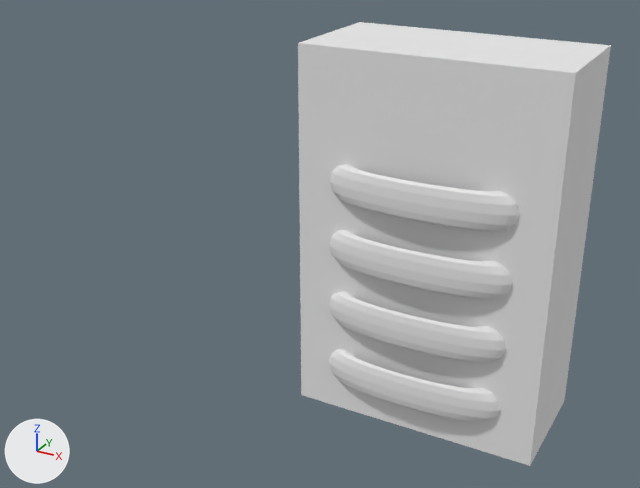
One commit to the Blender file NotForBroadcastPOC-Sourcetree/Assets/Blender Files/- Interactive/Valve Box.blend: the scene before it, then after it.
Both versions are drawn from a 50 mm camera at (0.451, -1.317, 0.849) aimed at (-0.173, -0.183, 0.282). Lighting does not change. The marker at lower left points along +X, +Y and +Z.

In view in the first picture: 'Valve Box', 'Valves'.
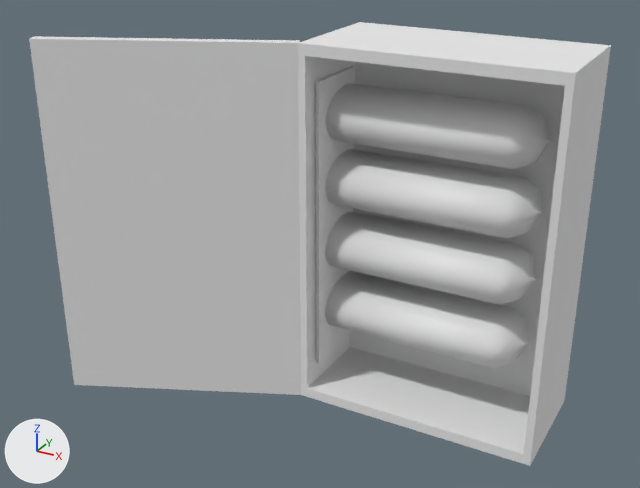
What changed in the scene script:
```text
Change me_cube:
    where me_cube.from_pydata(...)  # 8 vertices, 6 faces; spans x -0.5..0.5, y -1.0..0.0, z -0.5..0.5
    used by ob_valve_box; location = (0.0, 0.0, 0.3); scale = (0.4, 0.2, 0.6)
    verts and faces of me_cube; kept vertices keep their numbers, new ones are numbered from 8
    before: 1 (0.5, -1.0, -0.5) at pixel (530, 465), 2 (-0.5, -1.0, -0.5) at pixel (301, 395), 5 (0.5, -1.0, 0.5) at pixel (575, 73), 6 (-0.5, -1.0, 0.5) at pixel (297, 43)
    me_cube part 1
    add delete_faces([(1, 5, 6, 2)])
    add verts[8] = (-0.471, -1.0, -0.471)  # pixel (307, 388)
    add verts[9] = (-0.471, -1.0, 0.471)  # pixel (304, 56)
    add verts[10] = (-0.471, -0.206, -0.471)  # pixel (349, 346)
    add verts[11] = (-0.471, -0.206, 0.471)
    add for new, old in zip([*range(12, 16)], [*range(8, 12)]): verts[new] = verts[old] + (0.942, 0.0, 0.0)
    add faces += [(8, 10, 11, 9), (1, 12, 8, 2), (1, 5, 13, 12), (2, 8, 9, 6), (5, 6, 9, 13), (10, 14, 15, 11)]
    add faces += [(8, 12, 14, 10), (9, 11, 15, 13), (12, 13, 15, 14)]
Add me_cube_001:
    me_cube_001.from_pydata([(0.009, 0.099, -0.485), (-0.884, -0.808, 0.515), (-0.903, -0.722, -0.485), (0.009, 0.099, 0.515), (0.028, 0.013, 0.515), (-0.903, -0.722, 0.515), (-0.884, -0.808, -0.485), (0.028, 0.013, -0.485)], [], [(0, 2, 6, 7), (5, 3, 4, 1), (4, 7, 6, 1), (3, 5, 2, 0), (3, 0, 7, 4), (2, 5, 1, 6)])
    me_cube_001.materials.append(mat_material)  # white #e7e7e7
Add me_cylinder:
    me_cylinder.from_pydata(...)  # 160 vertices, 130 faces; spans x -1.0..1.0, y -1.0..1.0, z -2.56..2.56
    me_cylinder.polygons.foreach_set('use_smooth', [True] * 130)
Remove ob_valves:
    ob_valves = bpy.data.objects.new('Valves', me_torus)
    ob_valves.location = (0.0, -0.2, 0.085)
    ob_valves.rotation_euler = (0.0, 0.0, 1.571)  # degrees (0, 0, 90)
    ob_valves.scale = (0.0238, 0.117, 0.117)
Add ob_valve_board:
    ob_valve_board = bpy.data.objects.new('Valve Board', me_cube_001)
    ob_valve_board.location = (-0.18, -0.059, 0.291)
    ob_valve_board.rotation_euler = (0.0, 0.0, 0.792)  # degrees (0, 0, 45)
    ob_valve_board.scale = (0.0945, 0.105, 0.484)
Add ob_valve_box__door:
    ob_valve_box__door = bpy.data.objects.new('Valve Box. Door', me_cube_001.copy())
    ob_valve_box__door.location = (-0.211, -0.202, 0.291)
    ob_valve_box__door.scale = (0.4, 0.2, 0.6)
Add ob_valve_case:
    ob_valve_case = bpy.data.objects.new('Valve Case', me_cylinder)
    ob_valve_case.location = (-0.013, -0.09, 0.474)
    ob_valve_case.rotation_euler = (0.0, 1.571, 0.0)  # degrees (0, 90, 0)
    ob_valve_case.scale = (0.0439, 0.0649, 0.0649)
Add ob_valve_case_001:
    ob_valve_case_001 = bpy.data.objects.new('Valve Case.001', me_cylinder.copy())
    ob_valve_case_001.location = (-0.013, -0.09, 0.366)
    ob_valve_case_001.rotation_euler = (0.0, 1.571, 0.0)  # degrees (0, 90, 0)
    ob_valve_case_001.scale = (0.0439, 0.0649, 0.0649)
Add ob_valve_case_002:
    ob_valve_case_002 = bpy.data.objects.new('Valve Case.002', me_cylinder.copy())
    ob_valve_case_002.location = (-0.013, -0.09, 0.255)
    ob_valve_case_002.rotation_euler = (0.0, 1.571, 0.0)  # degrees (0, 90, 0)
    ob_valve_case_002.scale = (0.0439, 0.0649, 0.0649)
Add ob_valve_case_003:
    ob_valve_case_003 = bpy.data.objects.new('Valve Case.003', me_cylinder.copy())
    ob_valve_case_003.location = (-0.013, -0.09, 0.143)
    ob_valve_case_003.rotation_euler = (0.0, 1.571, 0.0)  # degrees (0, 90, 0)
    ob_valve_case_003.scale = (0.0439, 0.0649, 0.0649)
```

Pixel boxes [x1, y1, x2, y2] of what changed, in the pictures (640 x 488 px):
'Valve Box. Door', added: after [29, 36, 301, 395]
'Valves', deleted: before [329, 164, 519, 422]
'Valve Case', added: after [326, 84, 551, 169]
'Valve Case.001', added: after [325, 149, 544, 238]
'Valve Case.002', added: after [325, 212, 536, 305]
'Valve Case.003', added: after [325, 271, 529, 368]
'Valve Board', added: after [316, 65, 355, 364]
part 1 of me_cube, built on: [298, 43, 568, 456] in both
